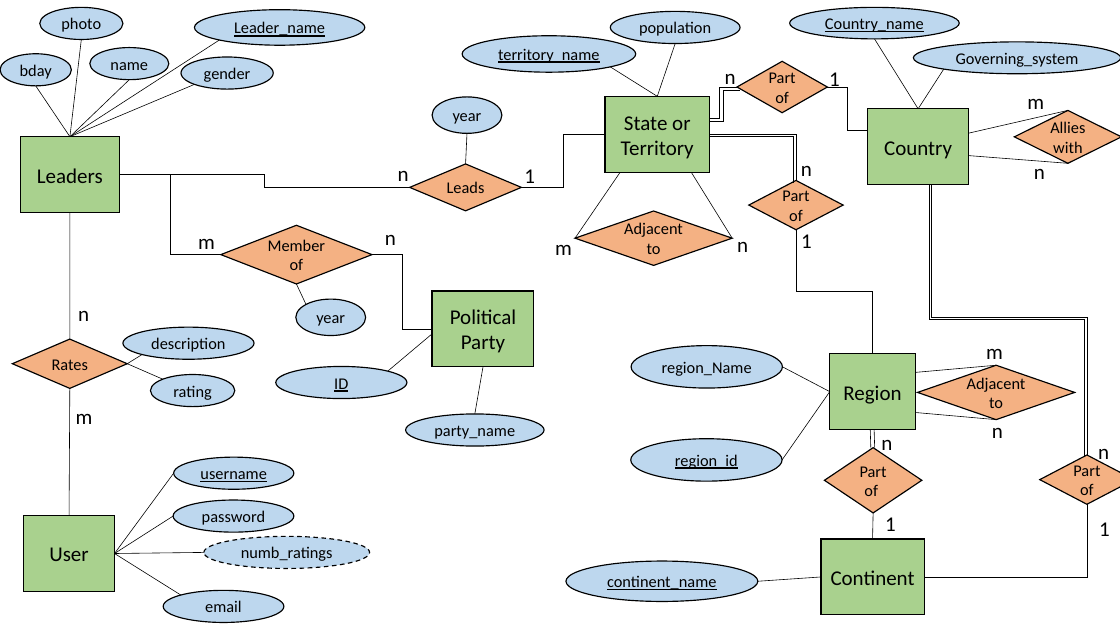
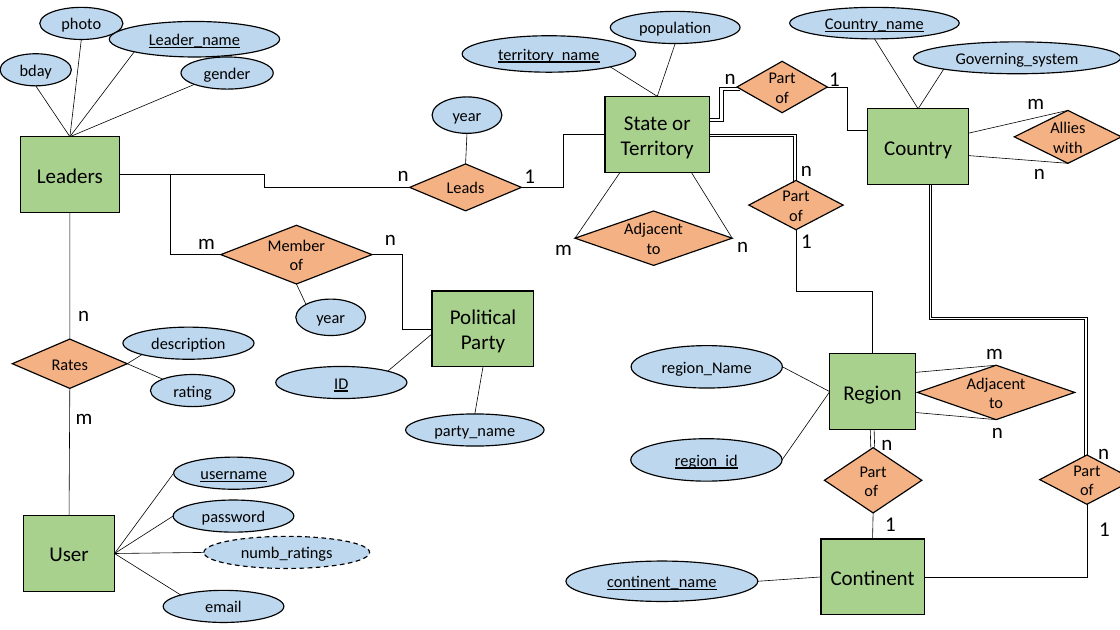
Before and after one commit to csse333rateMyWorldLeader/documentation, a slide deck: slide 1 of ERdiagram.pptx. Drawn at 1120x630 pixels with LibreOffice and Linux fonts; fonts in the diff are those of the drawing. Boxes give left, top, right and bottom in pixels: in the first picture for what was removed or moved away, otherwise in the second. Text is boxed around its words. In the diff, an @@ line names an element or a change of style, - is before the commit and + after.

Commit message:
new stuff

```diff
--- a/ERdiagram.pptx
+++ b/ERdiagram.pptx
@@ ellipse "Leader_name": place and size @@
-ellipse "Leader_name" at (195,10,365,45)
+ellipse "Leader_name" at (109,22,280,57)
@@ line moved from (219, 40) - (70, 137) to (134, 52) - (70, 137) @@
@@ ellipse removed at (90,48,169,80) @@
-name
@@ line removed from (129, 80) to (70, 137) @@
```
